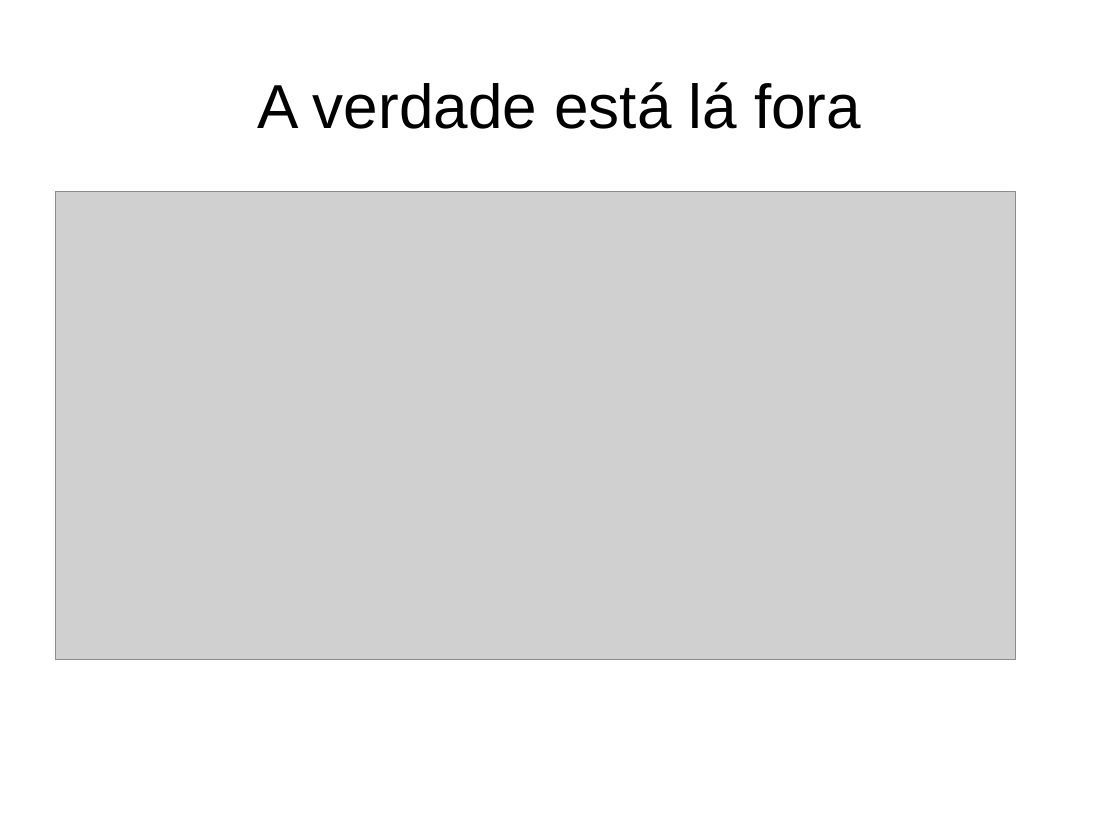
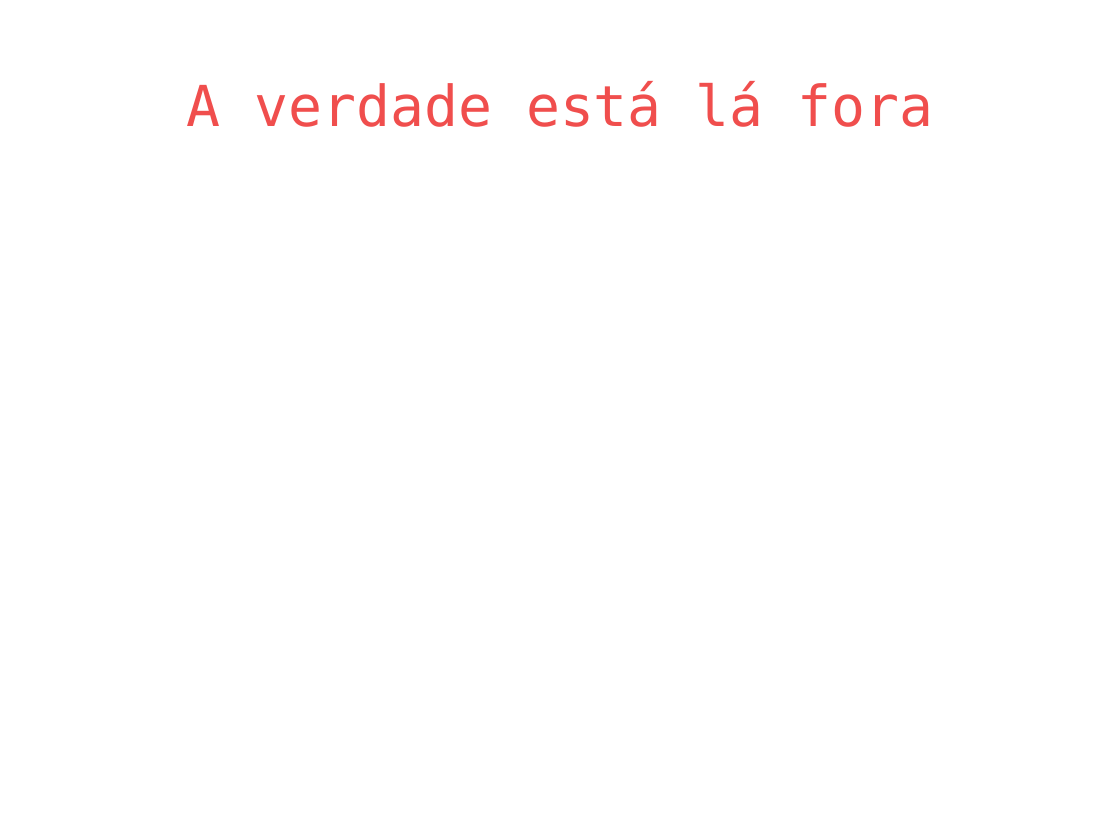
Before and after one commit to IvanBrasilico/ajna_docs, a slide deck: slide 8 of notebooks/Apresentacao201904(Gerencial).odp (slide 7 before the commit). Drawn at 1120x840 pixels with LibreOffice and Linux fonts; fonts in the diff are those of the drawing; grey boxes stand for pictures; background and template pictures are left out. Boxes give left, top, right and bottom in pixels: in the first picture for what was removed or moved away, otherwise in the second. Text is boxed around its words. In the diff, an @@ line names an element or a change of style, - is before the commit and + after.

```diff
--- a/notebooks/Apresentacao201904(Gerencial).odp
+++ b/notebooks/Apresentacao201904(Gerencial).odp
@@ title "A verdade está lá fora" at [187,81,934,127]: size 44 to 40 pt, font Arial to DejaVu Sans Mono, text colour #000000 to #F04E4D @@
@@ picture removed at [56,191,1016,660] @@
```
Also in this commit, not shown: 2 other slides changed, 1 slide added, 1 other file.
